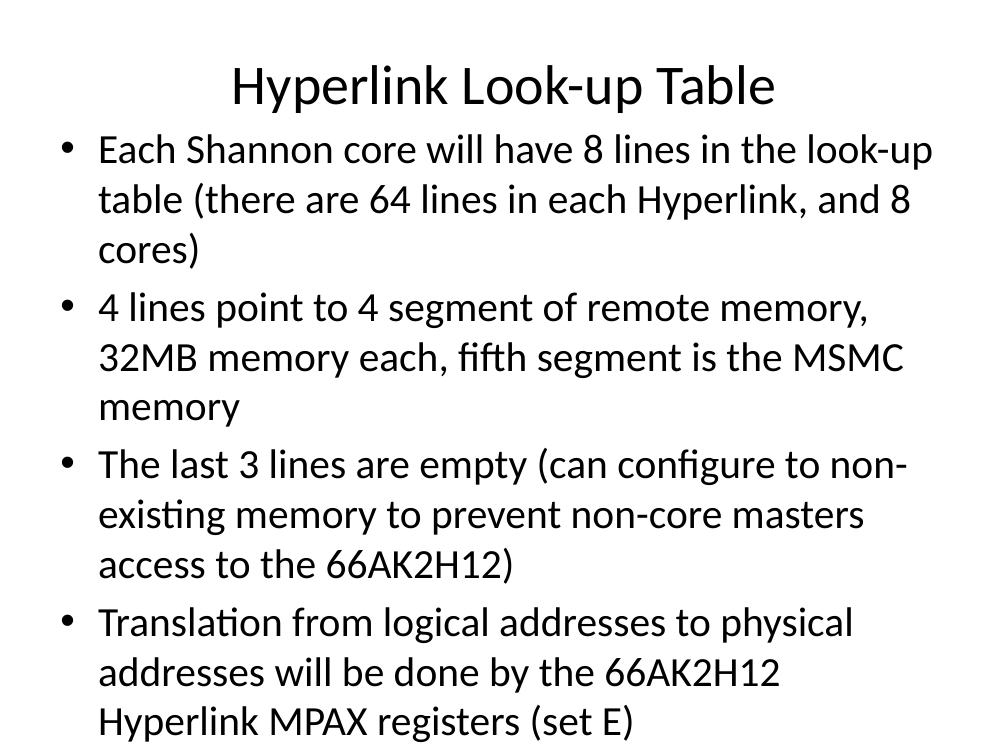
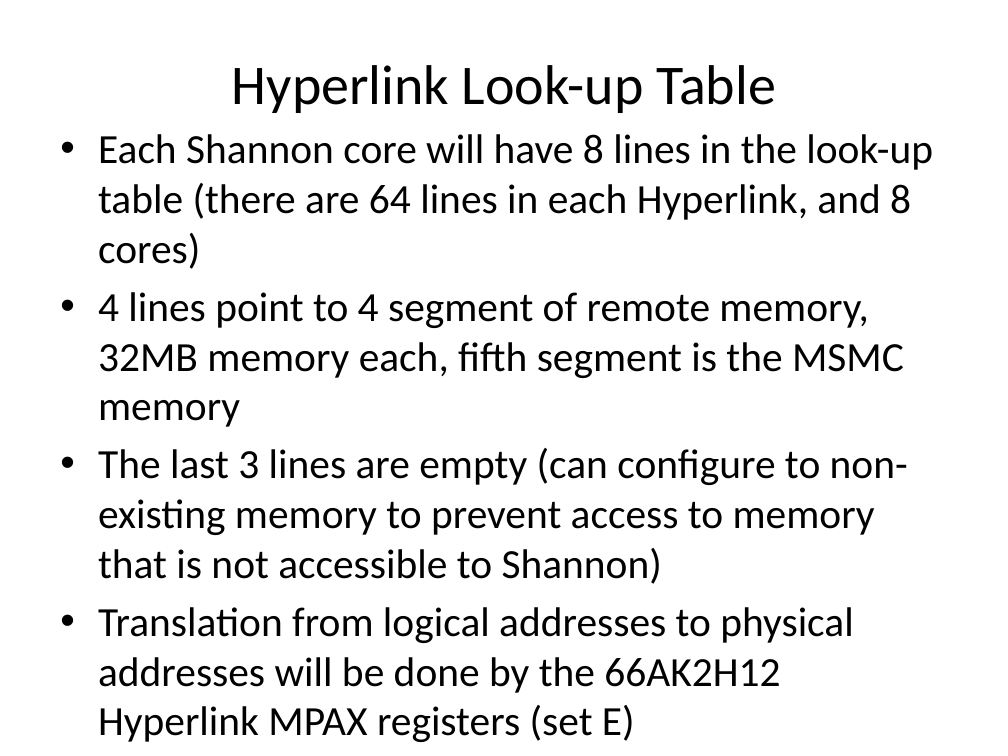
Before and after one commit to hari1989/keystone-workshop, a slide deck: slide 31 of preliminary/Working/presentations/Implementation_of_ProDrive_Model.pptx (slide 30 before the commit). Drawn at 1008x756 pixels with LibreOffice and Linux fonts; fonts in the diff are those of the drawing. Boxes give left, top, right and bottom in pixels: in the first picture for what was removed or moved away, otherwise in the second. Text is boxed around its words. In the diff, an @@ line names an element or a change of style, - is before the commit and + after.

```diff
--- a/preliminary/Working/presentations/Implementation_of_ProDrive_Model.pptx
+++ b/preliminary/Working/presentations/Implementation_of_ProDrive_Model.pptx
@@ text at box(98, 448, 908, 584): text changed @@
-• The last 3 lines are empty (can configure to non-existing memory to prevent non-core masters access to the 66AK2H12)
+• The last 3 lines are empty (can configure to non-existing memory to prevent access to memory that is not accessible to Shannon)
```
Also in this commit, not shown: 21 other slides changed, 34 slides added.
